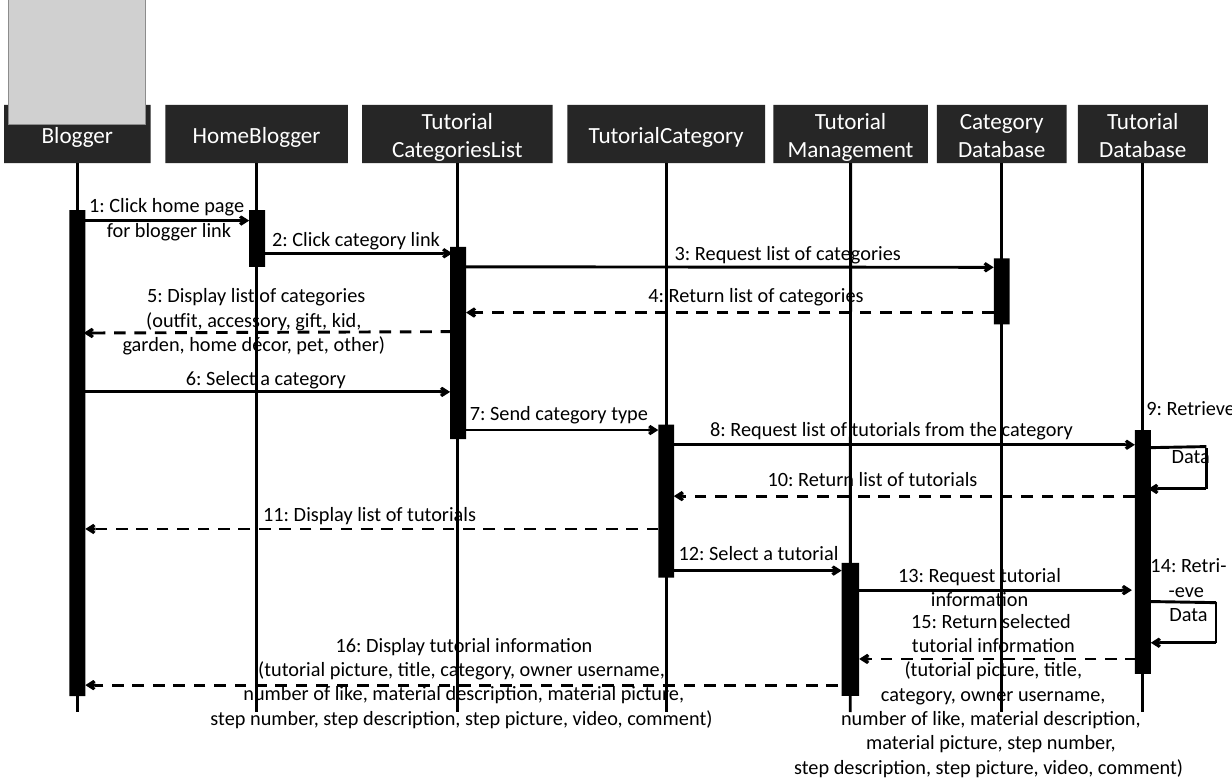
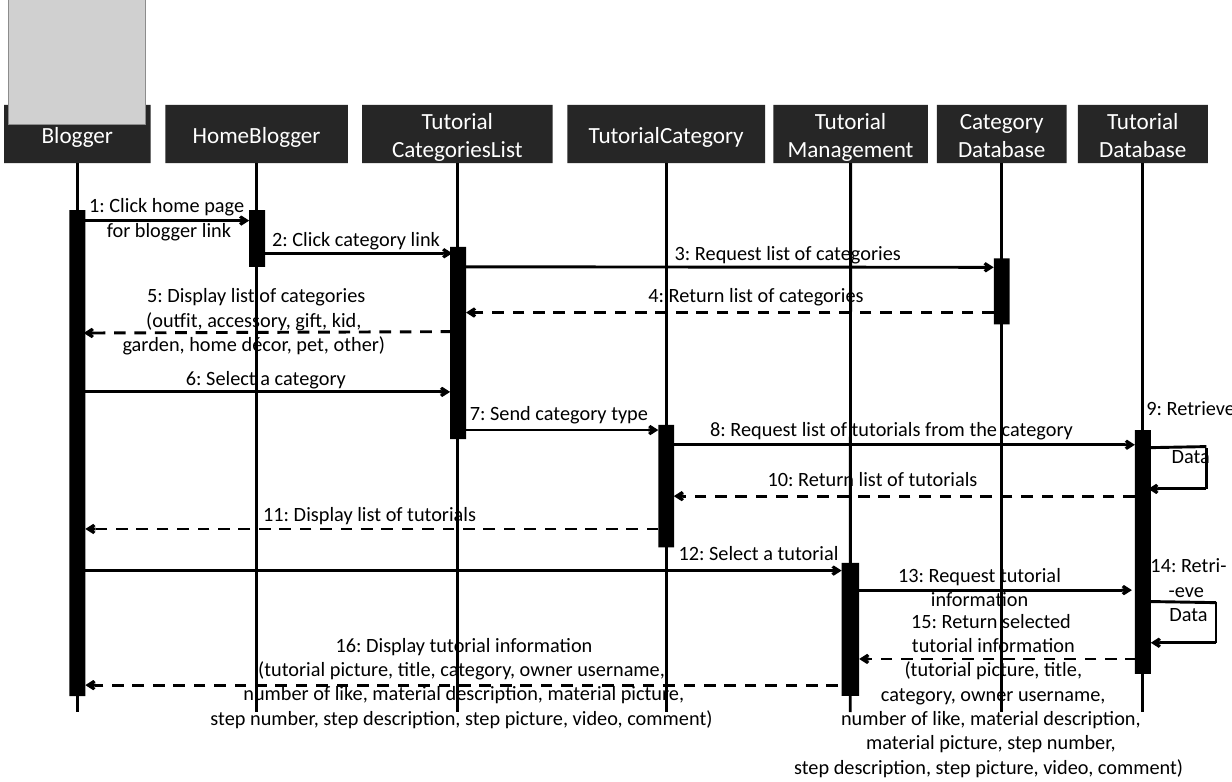
Before and after one commit to asciidaitoon/HanDIYcraft, a slide deck: slide 10 of Design/SQ web.pptx. Drawn at 1232x782 pixels with LibreOffice and Linux fonts; fonts in the diff are those of the drawing; grey boxes stand for pictures. Boxes give left, top, right and bottom in pixels: in the first picture for what was removed or moved away, otherwise in the second. Text is boxed around its words. In the diff, an @@ line names an element or a change of style, - is before the commit and + after.

```diff
--- a/Design/SQ web.pptx
+++ b/Design/SQ web.pptx
@@ rectangle: place and size @@
-rectangle at box(658, 425, 674, 578)
+rectangle at box(658, 425, 674, 548)
@@ arrow moved from (668, 571) - (842, 571) to (77, 571) - (842, 571) @@
```
Also in this commit, not shown: 2 other slides changed, 30 other files.
